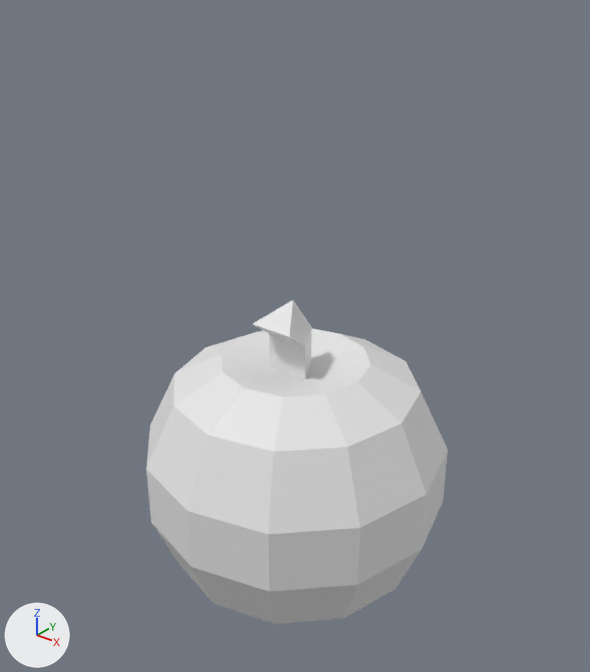
Before and after pictures for a commit that changed the COLLADA model Assets/Models/Pumpkin.dae.
One viewpoint serves both versions: a 50 mm lens placed at (3.45, -4.32, 4.57), pointed at (0.0, -0.01, 1.9). Every picture has the same lights, and +X, +Y and +Z are marked at lower left. Where no turn or scale is listed for an object, it has been applied to the vertices.
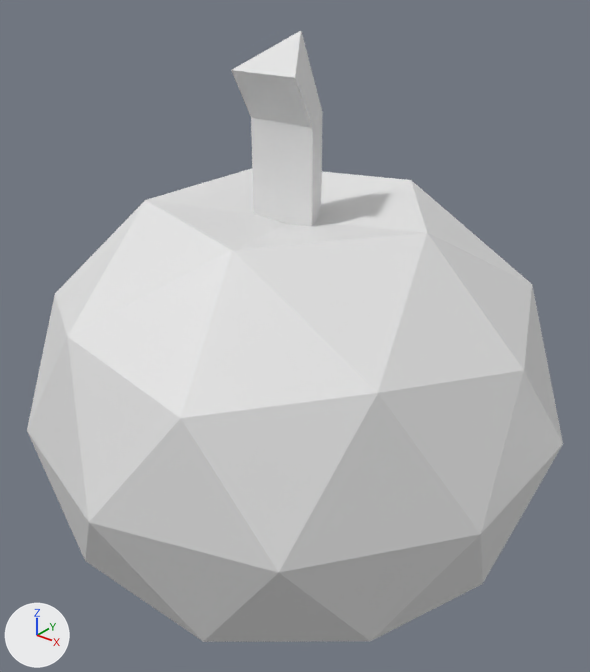
The change, as a list of edits to the scene's bpy script:
```text
Change me_cylinder:
    used by ob_cylinder; location = (0.0, 0.0, 0.0); scale = (1.0, 1.0, 0.2)
    remove me_cylinder.from_pydata(...)  # 84 vertices, 164 faces; spans x -1.2..1.2, y -1.2..1.2, z -1.0..8.5
    add me_cylinder.from_pydata(...)  # 9 vertices, 14 faces; spans x -0.26..0.26, y -0.33..0.3, z 2.6..4.05
    me_cylinder part 1: the whole mesh is rebuilt
Add me_icosphere_003:
    me_icosphere_003.from_pydata(...)  # 42 vertices, 80 faces; spans x -1.9..1.9, y -2.0..2.0, z 0.0..2.93
Remove ob_cylinder_001:
    ob_cylinder_001 = bpy.data.objects.new('Cylinder.001', me_cylinder_001)
    ob_cylinder_001.location = (0.0, 0.0, 1.5)
Change ob_cylinder:
    ob_cylinder.scale: (1.0, 1.0, 0.2) -> (1.0, 1.0, 1.0)
Add ob_icosphere_001:
    ob_icosphere_001 = bpy.data.objects.new('Icosphere.001', me_icosphere_003)
    ob_icosphere_001.location = (0.0, 0.0, 0.0)
```

Location of each change, [x1, y1, x2, y2] in pixels of the pictures (590 x 672 px):
'Icosphere.001', added
    after: [27, 169, 563, 642]
'Cylinder', reshaped, rescaled
    before: [146, 329, 448, 624]
    after: [231, 31, 323, 226]
'Cylinder.001', deleted
    before: [253, 300, 312, 380]
